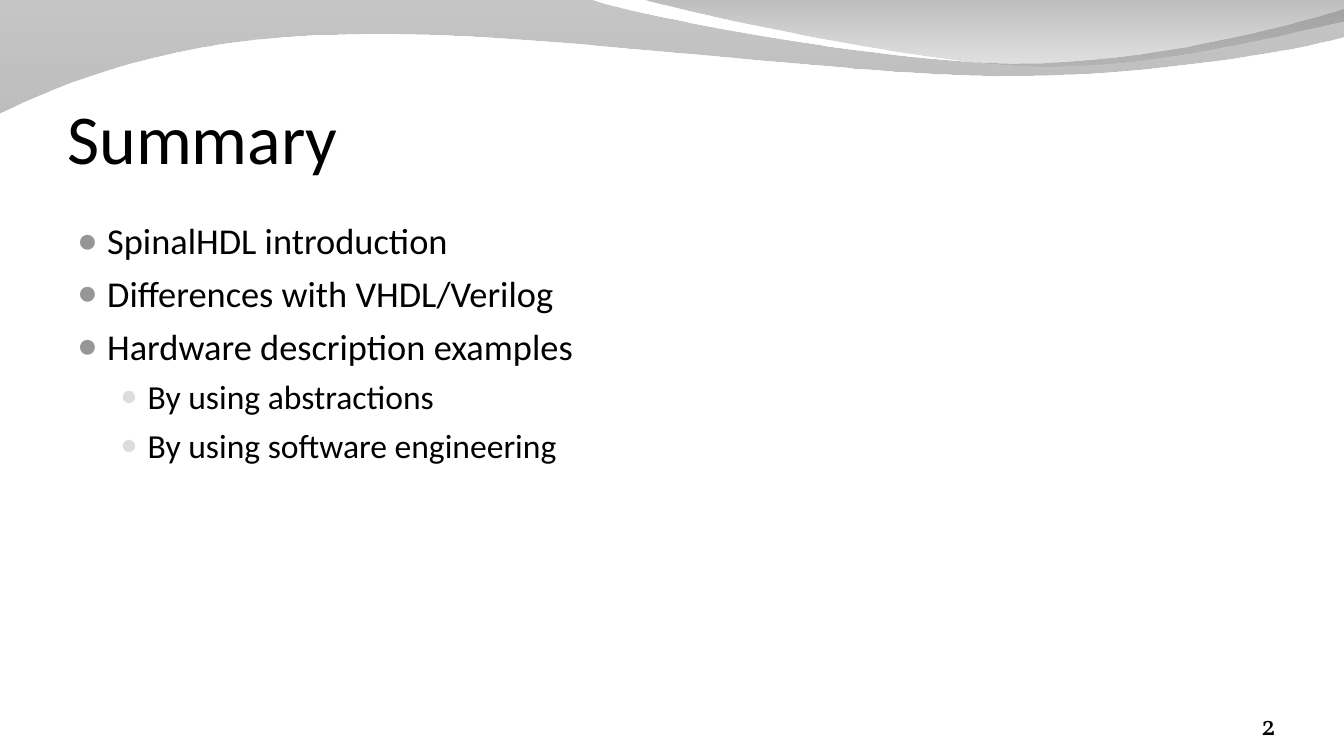
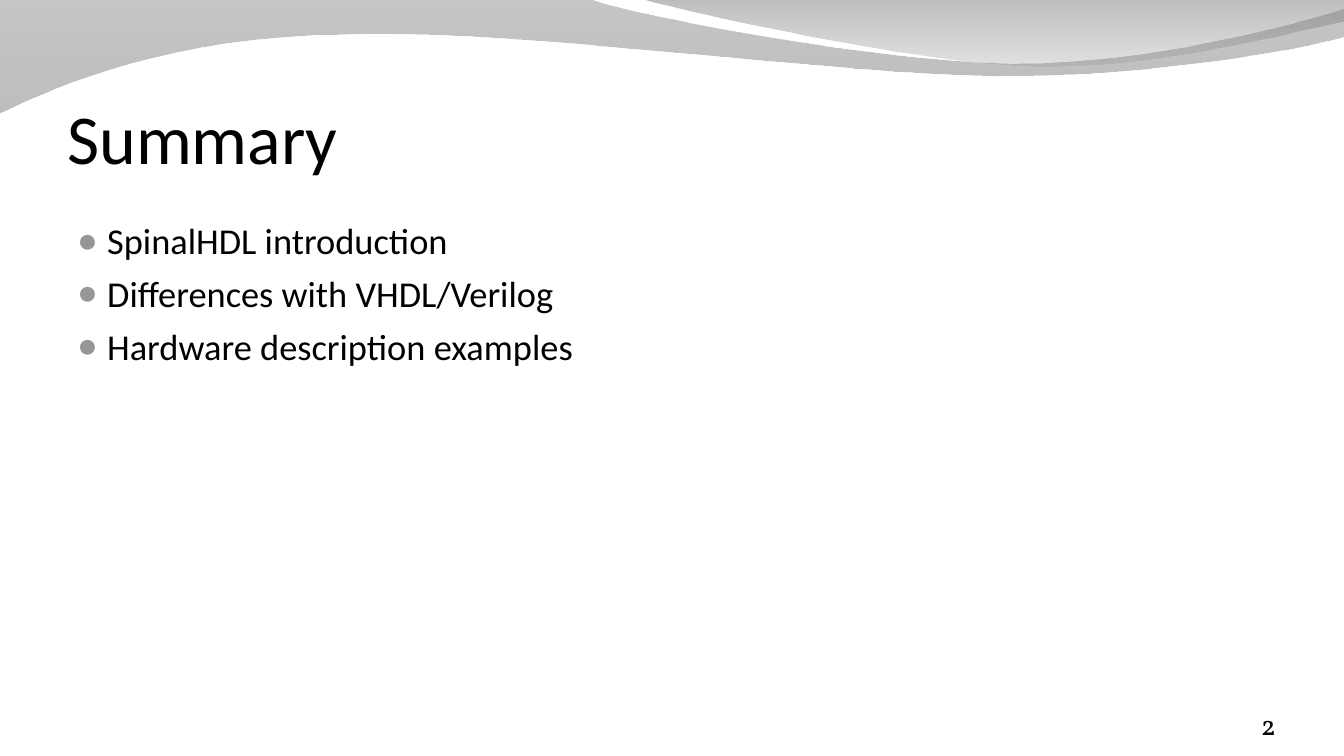
Before and after one commit to SpinalHDL/SpinalDoc, a slide deck: slide 2 of presentation/en/workshop/taste.odp. Drawn at 1344x756 pixels with LibreOffice and Linux fonts; fonts in the diff are those of the drawing; background and template pictures are left out. Boxes give left, top, right and bottom in pixels: in the first picture for what was removed or moved away, otherwise in the second. Text is boxed around its words. In the diff, an @@ line names an element or a change of style, - is before the commit and + after.

```diff
--- a/presentation/en/workshop/taste.odp
+++ b/presentation/en/workshop/taste.odp
@@ text at (148, 385, 557, 464): paragraphs removed @@
-  ● By using abstractions
-  ● By using software engineering
```
Also in this commit, not shown: 4 other slides changed, 5 other files.
